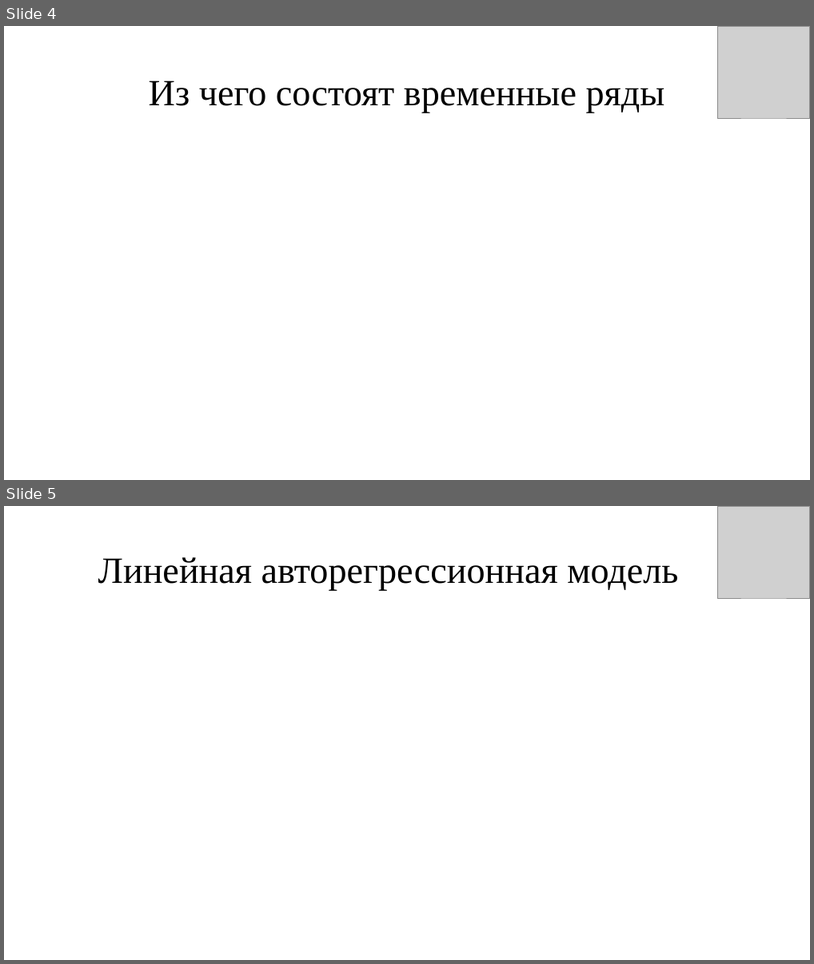
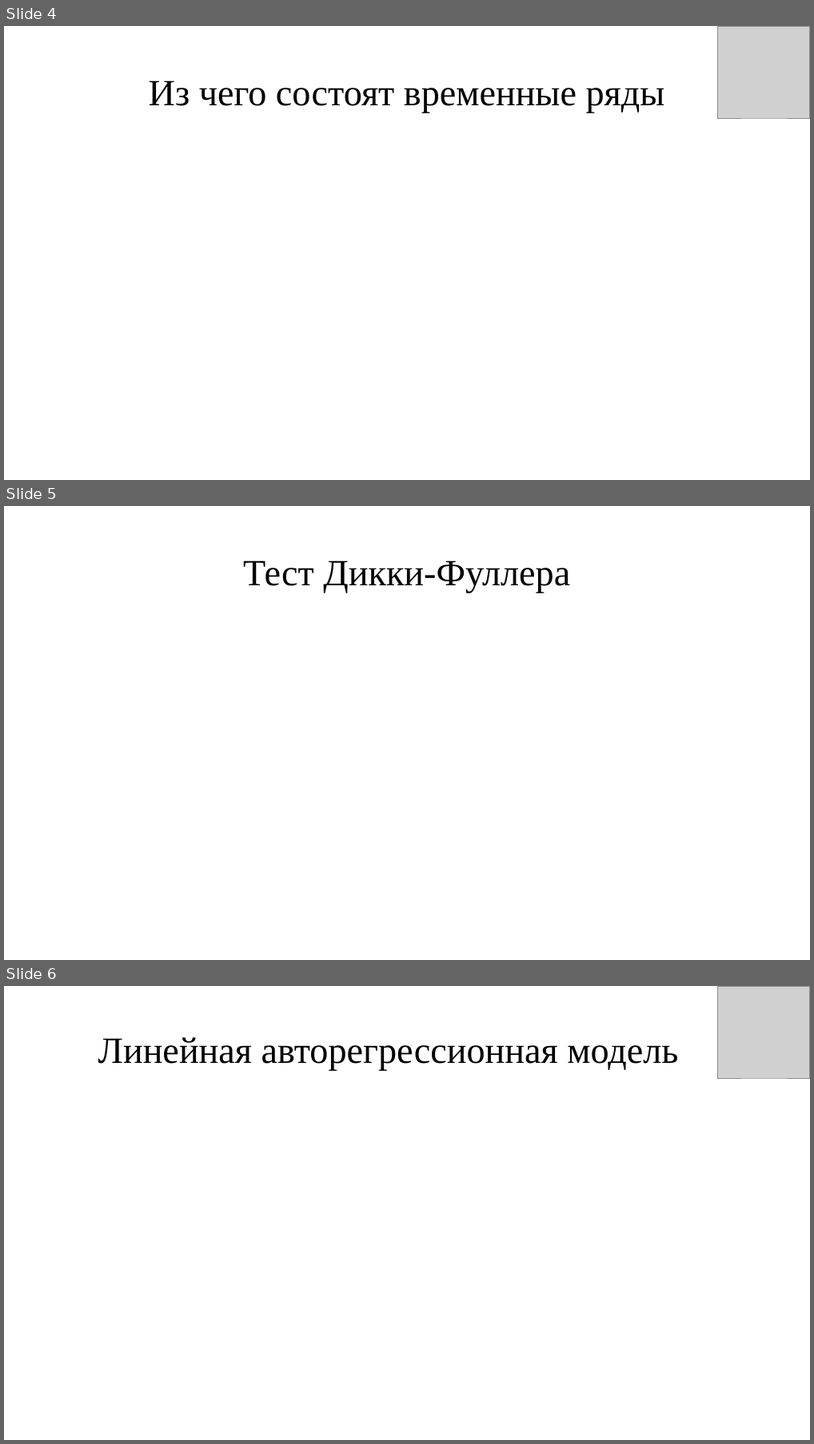
Before and after one commit to Kirill010/RTU-MIREA, a slide deck: 2 курс/4 семестр/Языки программирования для статистической обработки данных R/Курсовая_работа_КимКС.pptx. Shown one above the other, each under a label of ours: slides 4 and 5 before the commit, slides 4, 5 and 6 after it. The pictures are 814x964 and 814x1444 pixels, drawn with LibreOffice and Linux fonts; fonts in the diff are those of the drawing; grey boxes stand for pictures. Boxes give left, top, right and bottom in pixels: in the first picture for what was removed or moved away, otherwise in the second. Text is boxed around its words. In the diff, an @@ line names an element or a change of style, - is before the commit and + after.

```diff
--- a/2 курс/4 семестр/Языки программирования для статистической обработки данных R/Курсовая_работа_КимКС.pptx
+++ b/2 курс/4 семестр/Языки программирования для статистической обработки данных R/Курсовая_работа_КимКС.pptx
@@ slide 5 added at <box>4,506,810,960</box>, background #FFFFFF @@
@@ title added at <box>243,560,570,593</box>, 44 pt, text #000000 @@
+Тест Дикки-Фуллера
@@ what was slide 5 is now slide 6 @@
```
Also in this commit, not shown: 8 other files.
